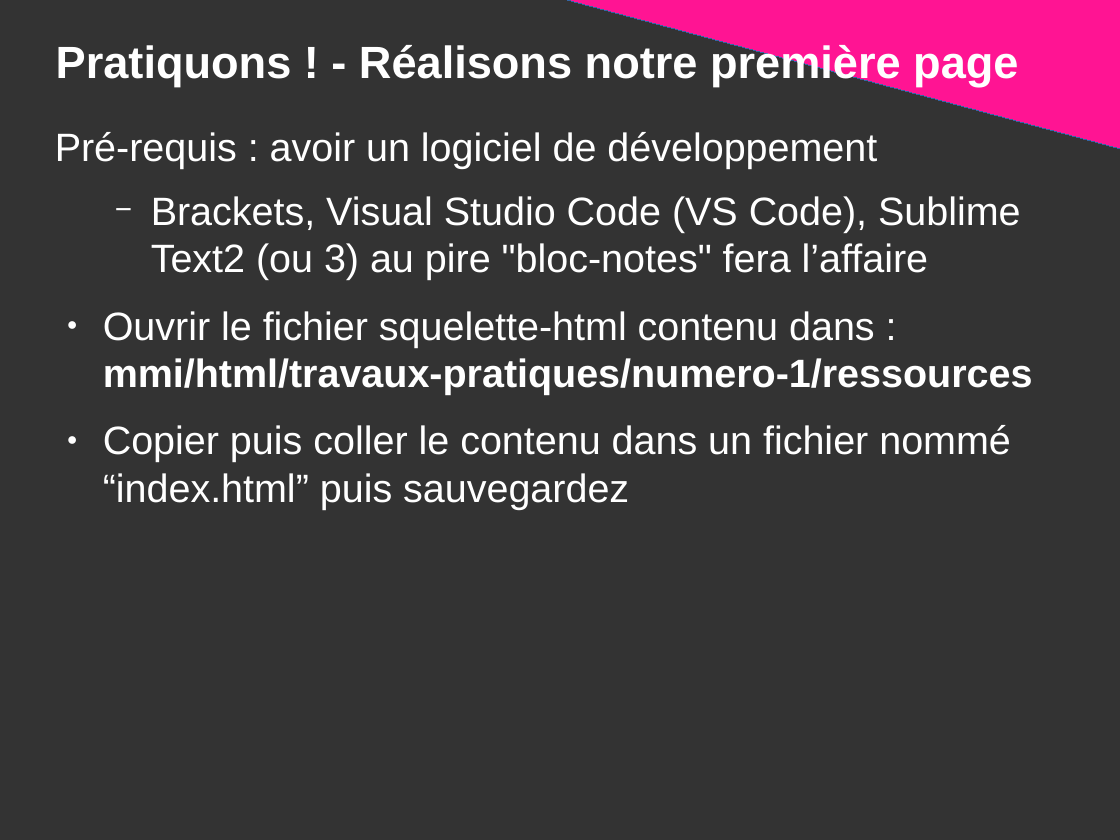
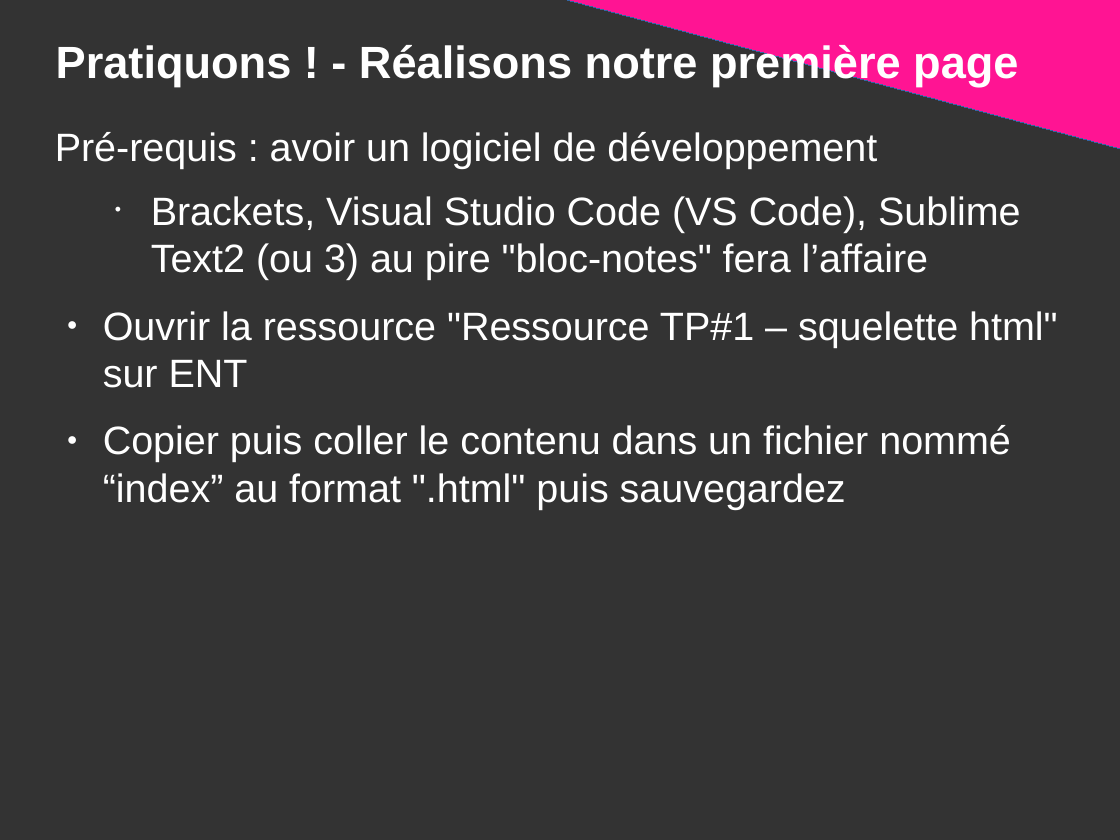
Before and after one commit to DanYellow/presentations, a slide deck: slide 17 of mmi/html/travaux-pratiques/numero-1/presentation.odp. Drawn at 1120x840 pixels with LibreOffice and Linux fonts; fonts in the diff are those of the drawing. Boxes give left, top, right and bottom in pixels: in the first picture for what was removed or moved away, otherwise in the second. Text is boxed around its words. In the diff, an @@ line names an element or a change of style, - is before the commit and + after.

```diff
--- a/mmi/html/travaux-pratiques/numero-1/presentation.odp
+++ b/mmi/html/travaux-pratiques/numero-1/presentation.odp
@@ text at bbox=[103, 311, 1058, 509]: text changed @@
-● Ouvrir le fichier squelette-html contenu dans :
-  mmi/html/travaux-pratiques/numero-1/ressources
-● Copier puis coller le contenu dans un fichier nommé “index.html” puis sauvegardez
+● Ouvrir la ressource "Ressource TP#1 – squelette html" sur ENT
+● Copier puis coller le contenu dans un fichier nommé “index” au format ".html" puis sauvegardez
```
Also in this commit, not shown: 41 other slides changed, 2 slides added, 1 slide removed, 5 other files.
